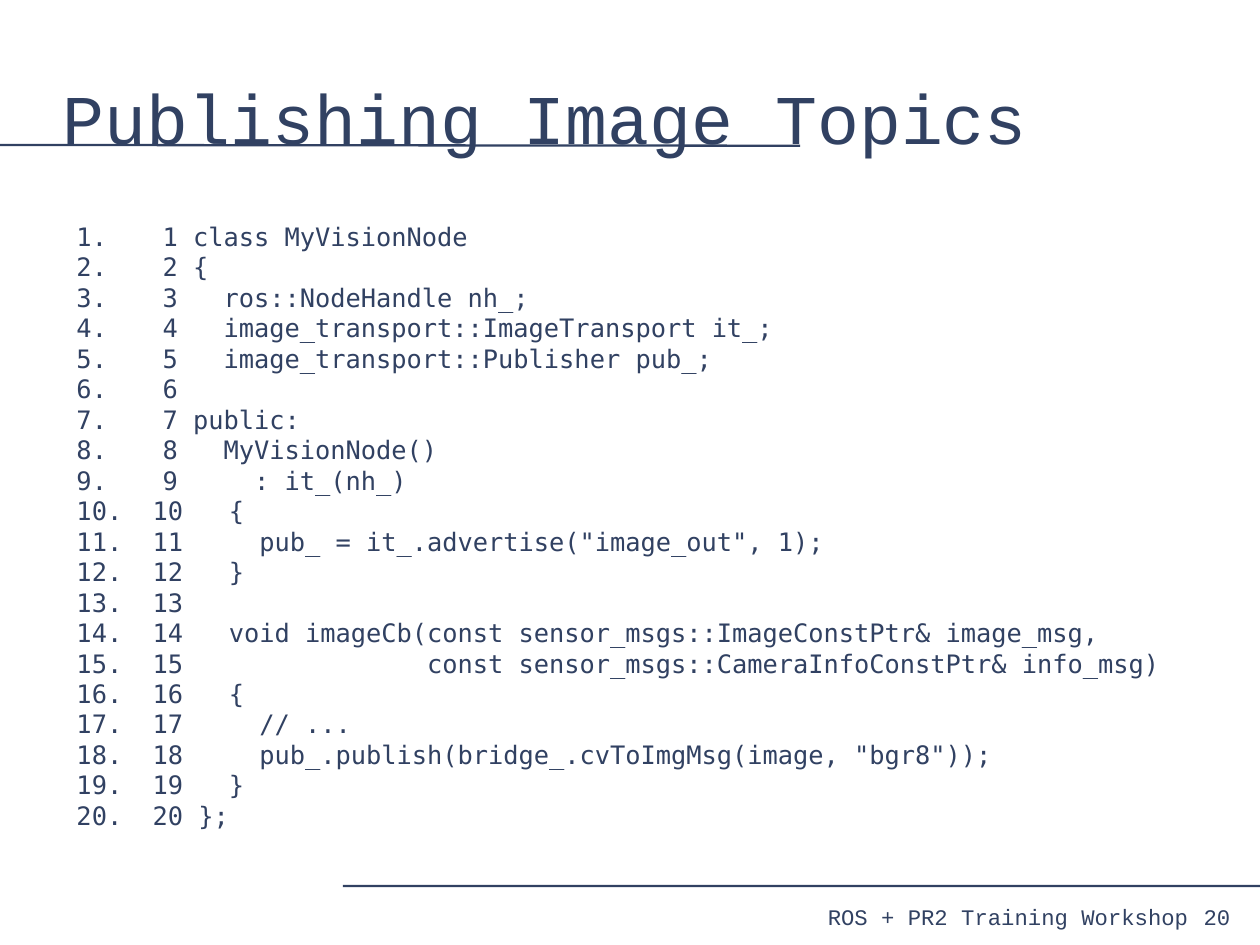
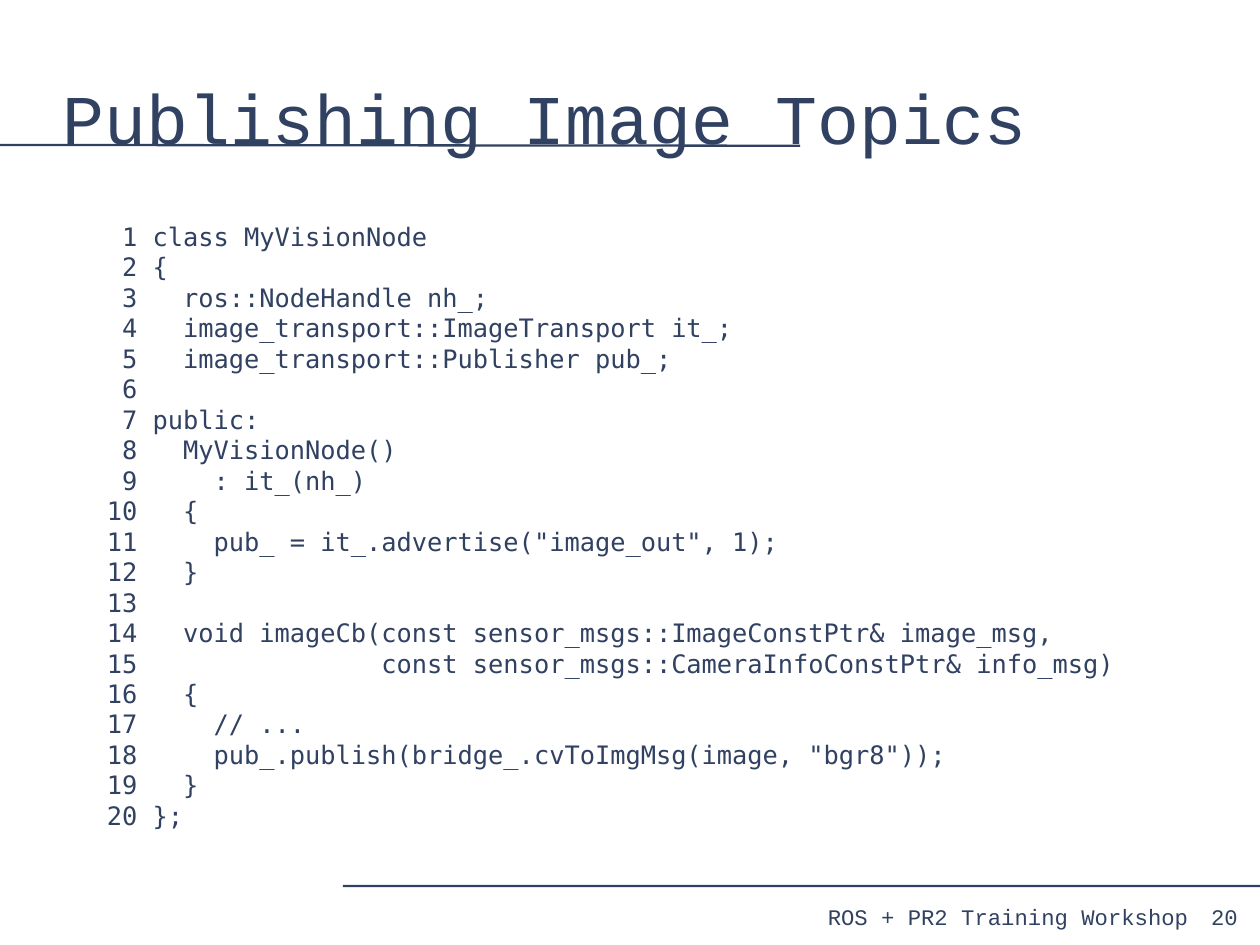
Before and after one commit to PR2/pr2_docs, a slide deck: slide 20 of pr2_training_workshop/processing_camera_data/slides.odp. Drawn at 1260x945 pixels with LibreOffice and Linux fonts; fonts in the diff are those of the drawing. Boxes give left, top, right and bottom in pixels: in the first picture for what was removed or moved away, otherwise in the second. Text is boxed around its words. In the diff, an @@ line names an element or a change of style, - is before the commit and + after.

```diff
--- a/pr2_training_workshop/processing_camera_data/slides.odp
+++ b/pr2_training_workshop/processing_camera_data/slides.odp
@@ text "1 class MyVisionNode" at box(107, 226, 1113, 826): bullet 1. to none @@
@@ page number: place and size @@
-page number at box(1204, 910, 1231, 925)
+page number at box(1211, 910, 1238, 925)
```
Also in this commit, not shown: 21 other slides changed.
